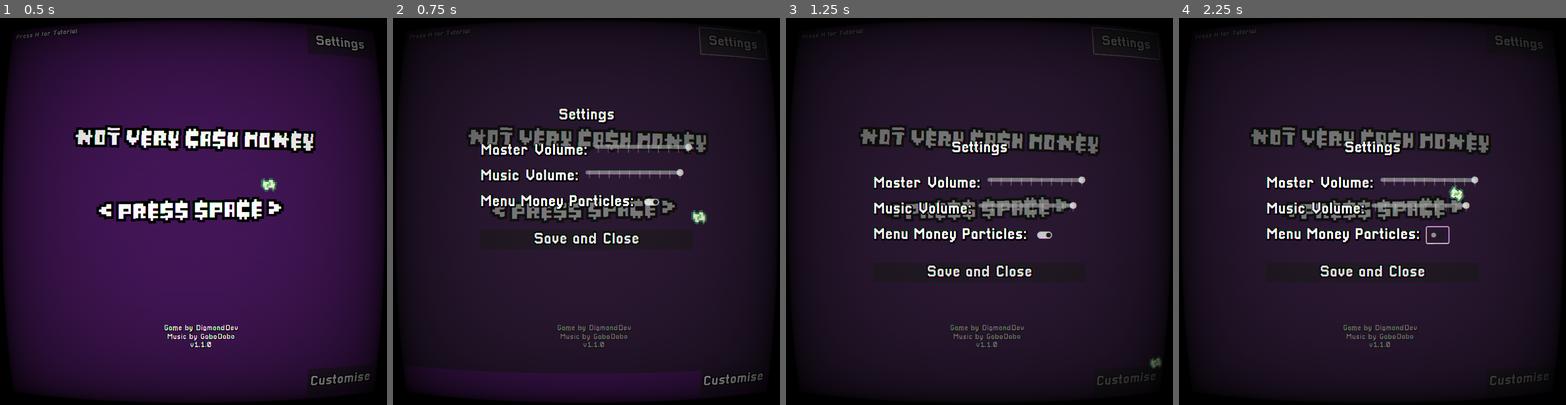
Above: before the commit, frames 1-4 (left to right).
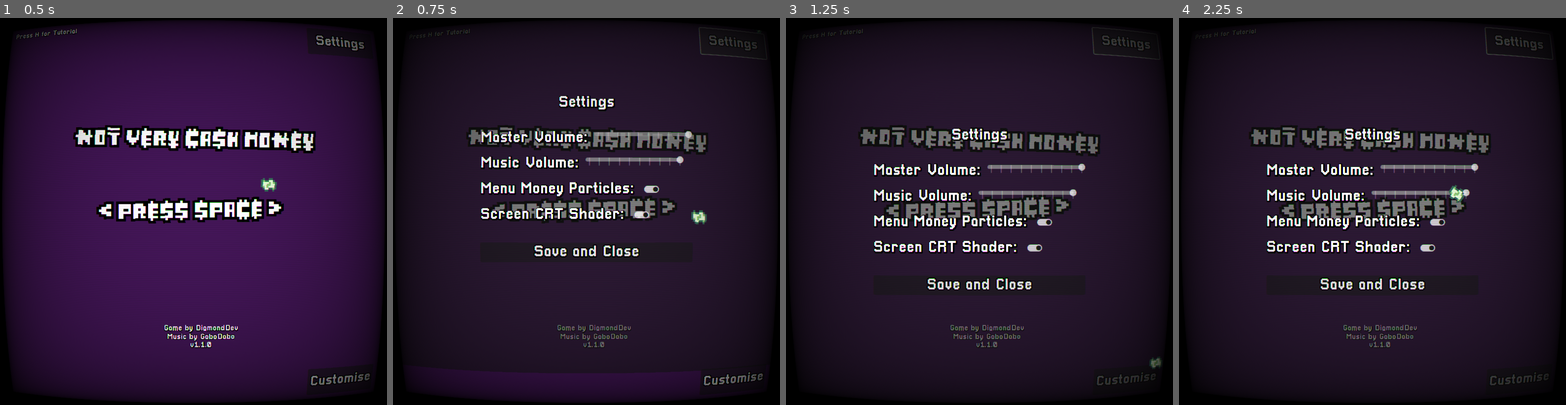
Above: after the commit, the same moments.

Repository: diamonddevv/nvcm-src
Game: Godot game, scene res://scene/main_menu.tscn
The game is run twice, just before and just after one commit, with the same random seed, the same clock (stepped at 60 frames per second) and the same inputs.
Inputs (mouse positions are in pixels of both pictures, inside the frame that each line leads up to):
- Up to frame 1 (0.5 s): no input
- Up to frame 2 (0.75 s): click "Settings" at 0.5 s
- Up to frame 3 (1.25 s): no input
- Up to frame 4 (2.25 s): click "Customise" at 1.25 s; click (1434, 234) at 2.02 s

Frame 1 is identical in both runs. In frame 2, 8.4% of the frame differs, in the area x 22-78%, y 20-62%; in frame 3, 8.5%; in frame 4, 8.6%, in the area x 22-96%, y 2-71%.

Commit message:
fake terminal window stylising

Diff:
--- a/obj/menu/customise_panel.tscn
+++ b/obj/menu/customise_panel.tscn
@@ -1,17 +1,22 @@
-[gd_scene load_steps=6 format=3 uid="uid://c1gout75gvh0o"]
+[gd_scene load_steps=9 format=3 uid="uid://c1gout75gvh0o"]
 
 [ext_resource type="Script" path="res://script/menu/customise_panel.gd" id="1_xavlk"]
 [ext_resource type="LabelSettings" uid="uid://bvmmjlelxrcnq" path="res://resource/hackertext.tres" id="2_8owt4"]
+[ext_resource type="Texture2D" uid="uid://bxilj2x2shngp" path="res://asset/texture/icon.png" id="2_drio1"]
 [ext_resource type="FontFile" uid="uid://dga8klli6eiei" path="res://resource/CourierPrime-Regular.ttf" id="3_00u4k"]
+[ext_resource type="PackedScene" uid="uid://m3yste5wb1y8" path="res://obj/menu/customisers/better_spinbox.tscn" id="4_1kssg"]
 
 [sub_resource type="StyleBoxFlat" id="StyleBoxFlat_des3a"]
-bg_color = Color(0, 0.78, 0, 0.862745)
-border_width_left = 25
-border_width_top = 25
-border_width_right = 25
-border_width_bottom = 25
-border_color = Color(0.0588235, 0.705882, 0, 0.588235)
-border_blend = true
+bg_color = Color(0, 0, 0, 1)
+corner_radius_top_left = 15
+corner_radius_top_right = 15
+corner_radius_bottom_right = 15
+corner_radius_bottom_left = 15
+
+[sub_resource type="StyleBoxFlat" id="StyleBoxFlat_2vycu"]
+bg_color = Color(1, 1, 1, 1)
+corner_radius_top_left = 15
+corner_radius_top_right = 15
 
 [sub_resource type="StyleBoxEmpty" id="StyleBoxEmpty_c4epi"]
 
@@ -19,22 +24,56 @@
 anchors_preset = 15
 anchor_right = 1.0
 anchor_bottom = 1.0
+offset_left = 50.0
+offset_top = 50.0
+offset_right = -50.0
+offset_bottom = -50.0
 grow_horizontal = 2
 grow_vertical = 2
 theme_override_styles/panel = SubResource("StyleBoxFlat_des3a")
 script = ExtResource("1_xavlk")
 
+[node name="WindowTop" type="Panel" parent="."]
+custom_minimum_size = Vector2(0, 50)
+layout_mode = 1
+anchors_preset = 10
+anchor_right = 1.0
+offset_bottom = 46.0
+grow_horizontal = 2
+theme_override_styles/panel = SubResource("StyleBoxFlat_2vycu")
+
+[node name="Label" type="Label" parent="WindowTop"]
+layout_mode = 1
+anchors_preset = 4
+anchor_top = 0.5
+anchor_bottom = 0.5
+offset_left = 28.0
+offset_top = -11.5
+offset_right = 246.0
+offset_bottom = 11.5
+grow_vertical = 2
+theme_override_colors/font_color = Color(0, 0, 0, 1)
+theme_override_font_sizes/font_size = 16
+text = "N0T_V3RY_C45H_M0N3Y.exe"
+
+[node name="TextureRect" type="TextureRect" parent="WindowTop"]
+layout_mode = 1
+anchors_preset = 4
+anchor_top = 0.5
+anchor_bottom = 0.5
+offset_left = 8.0
+offset_top = -8.0
+offset_right = 24.0
+offset_bottom = 8.0
+grow_vertical = 2
+texture = ExtResource("2_drio1")
+expand_mode = 2
+
 [node name="CenterContainer" type="CenterContainer" parent="."]
 layout_mode = 1
-anchors_preset = 8
-anchor_left = 0.5
-anchor_top = 0.5
-anchor_right = 0.5
-anchor_bottom = 0.5
-offset_left = -14.0
-offset_top = -28.0
-offset_right = 14.0
-offset_bottom = 28.0
+anchors_preset = 15
+anchor_right = 1.0
+anchor_bottom = 1.0
 grow_horizontal = 2
 grow_vertical = 2
 
@@ -54,42 +93,80 @@
 theme_override_constants/separation = 8
 theme_override_styles/separator = SubResource("StyleBoxEmpty_c4epi")
 
-[node name="SeededRun" type="HBoxContainer" parent="CenterContainer/VBoxContainer"]
+[node name="ScrollContainer" type="ScrollContainer" parent="CenterContainer/VBoxContainer"]
+custom_minimum_size = Vector2(0, 300)
+layout_mode = 2
+horizontal_scroll_mode = 0
+
+[node name="VBoxContainer" type="VBoxContainer" parent="CenterContainer/VBoxContainer/ScrollContainer"]
 layout_mode = 2
 
-[node name="Label" type="Label" parent="CenterContainer/VBoxContainer/SeededRun"]
+[node name="SeededRun" type="HBoxContainer" parent="CenterContainer/VBoxContainer/ScrollContainer/VBoxContainer"]
+layout_mode = 2
+
+[node name="Label" type="Label" parent="CenterContainer/VBoxContainer/ScrollContainer/VBoxContainer/SeededRun"]
 layout_mode = 2
 text = "Seeded Run?: "
 label_settings = ExtResource("2_8owt4")
 horizontal_alignment = 1
 
-[node name="CheckBox" type="CheckBox" parent="CenterContainer/VBoxContainer/SeededRun"]
+[node name="CheckBox" type="CheckBox" parent="CenterContainer/VBoxContainer/ScrollContainer/VBoxContainer/SeededRun"]
 layout_mode = 2
 theme_override_constants/outline_size = 25
 
-[node name="Seed" type="HBoxContainer" parent="CenterContainer/VBoxContainer"]
+[node name="Seed" type="HBoxContainer" parent="CenterContainer/VBoxContainer/ScrollContainer/VBoxContainer"]
 layout_mode = 2
 
-[node name="Label" type="Label" parent="CenterContainer/VBoxContainer/Seed"]
+[node name="Label" type="Label" parent="CenterContainer/VBoxContainer/ScrollContainer/VBoxContainer/Seed"]
 layout_mode = 2
 text = "Enter Seed: "
 label_settings = ExtResource("2_8owt4")
 horizontal_alignment = 1
 
-[node name="LineEdit" type="LineEdit" parent="CenterContainer/VBoxContainer/Seed"]
+[node name="LineEdit" type="LineEdit" parent="CenterContainer/VBoxContainer/ScrollContainer/VBoxContainer/Seed"]
 layout_mode = 2
 size_flags_horizontal = 3
+theme_override_colors/font_color = Color(0, 1, 0, 1)
 theme_override_fonts/font = ExtResource("3_00u4k")
 placeholder_text = "Enter Seed"
 expand_to_text_length = true
 
-[node name="CustomiseButton" type="Button" parent="CenterContainer/VBoxContainer"]
+[node name="BossFrequency" type="HBoxContainer" parent="CenterContainer/VBoxContainer/ScrollContainer/VBoxContainer"]
 layout_mode = 2
-theme_override_colors/font_color = Color(0, 0, 0, 1)
-theme_override_constants/outline_size = 1
+
+[node name="Label" type="Label" parent="CenterContainer/VBoxContainer/ScrollContainer/VBoxContainer/BossFrequency"]
+layout_mode = 2
+text = "Boss Frequency: "
+label_settings = ExtResource("2_8owt4")
+horizontal_alignment = 1
+
+[node name="BetterSpinbox" parent="CenterContainer/VBoxContainer/ScrollContainer/VBoxContainer/BossFrequency" instance=ExtResource("4_1kssg")]
+layout_mode = 2
+value = 15
+prefix = "Every"
+suffix = "Rounds"
+min = 1
+
+[node name="Play" type="Button" parent="CenterContainer/VBoxContainer"]
+layout_mode = 2
+theme_override_colors/font_color = Color(0, 1, 0, 1)
 theme_override_fonts/font = ExtResource("3_00u4k")
-theme_override_font_sizes/font_size = 32
+theme_override_font_sizes/font_size = 24
+text = "Play Custom Game"
+flat = true
+
+[node name="HSeparator2" type="HSeparator" parent="CenterContainer/VBoxContainer"]
+layout_mode = 2
+theme_override_constants/separation = 8
+theme_override_styles/separator = SubResource("StyleBoxEmpty_c4epi")
+
+[node name="Close" type="Button" parent="CenterContainer/VBoxContainer"]
+layout_mode = 2
+theme_override_colors/font_color = Color(0, 1, 0, 1)
+theme_override_fonts/font = ExtResource("3_00u4k")
+theme_override_font_sizes/font_size = 24
 text = "Close"
 flat = true
 
-[connection signal="pressed" from="CenterContainer/VBoxContainer/CustomiseButton" to="." method="_on_customise_button_pressed"]
+[connection signal="pressed" from="CenterContainer/VBoxContainer/Play" to="." method="_on_play_pressed"]
+[connection signal="pressed" from="CenterContainer/VBoxContainer/Close" to="." method="_on_customise_button_pressed"]
--- /dev/null
+++ b/obj/menu/customisers/better_spinbox.tscn
@@ -0,0 +1,31 @@
+[gd_scene load_steps=4 format=3 uid="uid://m3yste5wb1y8"]
+
+[ext_resource type="FontFile" uid="uid://dga8klli6eiei" path="res://resource/CourierPrime-Regular.ttf" id="1_aglo0"]
+[ext_resource type="Script" path="res://script/menu/customisers/better_spinbox.gd" id="1_b3fxl"]
+[ext_resource type="LabelSettings" uid="uid://bvmmjlelxrcnq" path="res://resource/hackertext.tres" id="2_rm7t8"]
+
+[node name="BetterSpinbox" type="HBoxContainer"]
+script = ExtResource("1_b3fxl")
+
+[node name="Down" type="Button" parent="."]
+layout_mode = 2
+theme_override_colors/font_color = Color(0, 1, 0, 1)
+theme_override_fonts/font = ExtResource("1_aglo0")
+text = "<"
+flat = true
+
+[node name="Label" type="Label" parent="."]
+layout_mode = 2
+text = " [0] "
+label_settings = ExtResource("2_rm7t8")
+horizontal_alignment = 1
+
+[node name="Up" type="Button" parent="."]
+layout_mode = 2
+theme_override_colors/font_color = Color(0, 1, 0, 1)
+theme_override_fonts/font = ExtResource("1_aglo0")
+text = ">"
+flat = true
+
+[connection signal="pressed" from="Down" to="." method="_change" binds= [false]]
+[connection signal="pressed" from="Up" to="." method="_change" binds= [true]]
--- a/obj/menu/settings_panel.tscn
+++ b/obj/menu/settings_panel.tscn
@@ -83,6 +83,18 @@
 [node name="CheckButton" type="CheckButton" parent="CenterContainer/VBoxContainer/MenuParticles"]
 layout_mode = 2
 
+[node name="CRTShader" type="HBoxContainer" parent="CenterContainer/VBoxContainer"]
+layout_mode = 2
+
+[node name="Label" type="Label" parent="CenterContainer/VBoxContainer/CRTShader"]
+layout_mode = 2
+text = "Screen CRT Shader: "
+label_settings = ExtResource("2_id1mk")
+horizontal_alignment = 1
+
+[node name="CheckButton" type="CheckButton" parent="CenterContainer/VBoxContainer/CRTShader"]
+layout_mode = 2
+
 [node name="Sep2" type="Control" parent="CenterContainer/VBoxContainer"]
 layout_mode = 2
 
--- a/resource/hackertext.tres
+++ b/resource/hackertext.tres
@@ -4,7 +4,6 @@
 
 [resource]
 font = ExtResource("1_dp5db")
-font_size = 32
-font_color = Color(0, 0, 0, 1)
-outline_size = 1
-outline_color = Color(0, 0, 0, 1)
+font_size = 24
+font_color = Color(0, 1, 0, 1)
+outline_color = Color(0, 0, 0, 0)
--- a/scene/main_menu.tscn
+++ b/scene/main_menu.tscn
@@ -254,9 +254,10 @@
 anchors_preset = 0
 anchor_right = 0.0
 anchor_bottom = 0.0
-offset_left = 800.0
-offset_right = 1600.0
-offset_bottom = 800.0
+offset_left = 850.0
+offset_top = 25.0
+offset_right = 1550.0
+offset_bottom = 775.0
 grow_horizontal = 1
 grow_vertical = 1
 
@@ -264,3 +265,4 @@
 [connection signal="pressed" from="CustomiseButton" to="." method="_on_customise_button_pressed"]
 [connection signal="close" from="SettingsPanel" to="." method="_on_settings_button_pressed"]
 [connection signal="close" from="CustomisePanel" to="." method="_on_customise_button_pressed"]
+[connection signal="start_game" from="CustomisePanel" to="." method="_on_customise_panel_start_game"]
--- a/script/game/game_manager.gd
+++ b/script/game/game_manager.gd
@@ -31,6 +31,13 @@
 
 func _ready():
 
+	if GlobalManager.customisation:
+		GlobalManager.has_set_seed = GlobalManager.customisation.get("has_seed", false)
+		GlobalManager.set_seed = GlobalManager.customisation.get("seed", "")
+
+		boss_every_x_waves = GlobalManager.customisation.get("boss_freq", boss_every_x_waves)
+
+
 	# set up randomness
 	if not GlobalManager.has_set_seed:
 		GlobalManager.set_seed = str(hash(Time.get_unix_time_from_system()))
@@ -45,7 +52,7 @@
 	wave_cleared.connect(hud.open_shop)
 	wave_start.connect(hud.close_shop)
 
-	create_wave(next_wave_size, player, false)
+	create_wave(next_wave_size, player, 0 % boss_every_x_waves == 0)
 
 
 func _process(delta):
--- a/script/global_manager.gd
+++ b/script/global_manager.gd
@@ -5,8 +5,9 @@
 var save_data: SaveData
 var game_manager: GameManager
 
+var has_set_seed: bool = false
 var set_seed: String = ""
-var has_set_seed: bool = false
+var customisation: Dictionary = {}
 
 var action_costs: Dictionary = {
 	"shoot": 10,
@@ -34,5 +35,6 @@
 func apply_settings():
 	AudioServer.set_bus_volume_db(AudioServer.get_bus_index("Master"), linear_to_db(save_data.master_volume))
 	AudioServer.set_bus_volume_db(AudioServer.get_bus_index("Music"), linear_to_db(save_data.music_volume))
+	$/root/Global/CRTShaderPass.visible = save_data.crt_shader
 
 	save_data.save()
--- a/script/menu/customise_panel.gd
+++ b/script/menu/customise_panel.gd
@@ -2,17 +2,27 @@
 class_name CustomisePanel
 
 signal close()
+signal start_game()
 
-@onready var seeded_run_check: CheckBox = $CenterContainer/VBoxContainer/SeededRun/CheckBox
-@onready var seed_input_container: HBoxContainer = $CenterContainer/VBoxContainer/Seed
-@onready var seed_input_box: LineEdit = $CenterContainer/VBoxContainer/Seed/LineEdit
+@onready var seed_input_container: HBoxContainer = $CenterContainer/VBoxContainer/ScrollContainer/VBoxContainer/Seed
+
+@onready var seeded_run_check: CheckBox = $CenterContainer/VBoxContainer/ScrollContainer/VBoxContainer/SeededRun/CheckBox
+@onready var seed_input_box: LineEdit = $CenterContainer/VBoxContainer/ScrollContainer/VBoxContainer/Seed/LineEdit
+@onready var boss_freq: BetterSpinbox = $CenterContainer/VBoxContainer/ScrollContainer/VBoxContainer/BossFrequency/BetterSpinbox
 
 func _process(delta: float) -> void:
-	GlobalManager.has_set_seed = seeded_run_check.button_pressed
-	GlobalManager.set_seed = seed_input_box.text
-
-	seed_input_container.visible = GlobalManager.has_set_seed
+	seed_input_container.visible = seeded_run_check.button_pressed
 
 
 func _on_customise_button_pressed() -> void:
 	close.emit()
+
+
+func _on_play_pressed() -> void:
+	GlobalManager.customisation = {
+		"has_seed": seeded_run_check.button_pressed,
+		"seed": seed_input_box.text,
+		"boss_freq": boss_freq.value
+	}
+
+	start_game.emit()
--- /dev/null
+++ b/script/menu/customisers/better_spinbox.gd
@@ -0,0 +1,15 @@
+@tool
+extends HBoxContainer
+class_name BetterSpinbox
+
+@export var value: int = 0
+@export var prefix: String = ""
+@export var suffix: String = ""
+@export var min: int = 0
+@export var max: int = 25
+
+func _process(delta: float) -> void:
+	$Label.text = "%s [%s] %s" % [prefix, value, suffix]
+
+func _change(up: bool) -> void:
+	value = clamp(value + (1 if up else -1), min, max)
--- a/script/menu/main_menu.gd
+++ b/script/menu/main_menu.gd
@@ -28,8 +28,8 @@
 	v%s
 	""" % ProjectSettings.get_setting("application/config/version")
 
-	settings_panel.position = Vector2(0, -settings_panel.size.y)
-	customise_panel.position = Vector2(customise_panel.size.x, 0)
+	settings_panel.position = Vector2(0, -800)
+	customise_panel.position = Vector2(850, 25)
 
 	settings_panel.show()
 	customise_panel.show()
@@ -94,7 +94,7 @@
 	var tween: Tween = settings_panel.create_tween()
 
 	if not settings_shown:
-		tween.tween_property(settings_panel, "global_position", Vector2(0, -settings_panel.size.y), 0.2).set_ease(Tween.EASE_OUT)
+		tween.tween_property(settings_panel, "global_position", Vector2(0, -800), 0.2).set_ease(Tween.EASE_OUT)
 	else:
 		tween.tween_property(settings_panel, "global_position", Vector2(0, 0), 0.2).set_ease(Tween.EASE_OUT)
 
@@ -107,6 +107,10 @@
 	var tween: Tween = customise_panel.create_tween()
 
 	if not customise_shown:
-		tween.tween_property(customise_panel, "global_position", Vector2(customise_panel.size.x, 0), 0.2).set_ease(Tween.EASE_OUT)
+		tween.tween_property(customise_panel, "global_position", Vector2(850, 25), 0.2).set_ease(Tween.EASE_OUT)
 	else:
-		tween.tween_property(customise_panel, "global_position", Vector2(0, 0), 0.2).set_ease(Tween.EASE_OUT)
+		tween.tween_property(customise_panel, "global_position", Vector2(50, 25), 0.2).set_ease(Tween.EASE_OUT)
+
+
+func _on_customise_panel_start_game() -> void:
+	_play()
--- a/script/menu/settings_panel.gd
+++ b/script/menu/settings_panel.gd
@@ -6,16 +6,19 @@
 @onready var master_volume_slider: HSlider = $CenterContainer/VBoxContainer/MasterVolume/Slider
 @onready var music_volume_slider: HSlider = $CenterContainer/VBoxContainer/MusicVolume/Slider
 @onready var menu_particles: CheckButton = $CenterContainer/VBoxContainer/MenuParticles/CheckButton
+@onready var crt_shader: CheckButton = $CenterContainer/VBoxContainer/CRTShader/CheckButton
 
 func _ready():
 	master_volume_slider.value = GlobalManager.save_data.master_volume * master_volume_slider.max_value
 	music_volume_slider.value = GlobalManager.save_data.music_volume * music_volume_slider.max_value
 	menu_particles.button_pressed = GlobalManager.save_data.menu_particles
+	crt_shader.button_pressed = GlobalManager.save_data.crt_shader
 
 func save():
 	GlobalManager.save_data.master_volume = master_volume_slider.value / master_volume_slider.max_value
 	GlobalManager.save_data.music_volume = music_volume_slider.value / music_volume_slider.max_value
 	GlobalManager.save_data.menu_particles = menu_particles.button_pressed
+	GlobalManager.save_data.crt_shader = crt_shader.button_pressed
 
 	GlobalManager.apply_settings()
 	close.emit()
--- a/script/resource/save_data.gd
+++ b/script/resource/save_data.gd
@@ -7,6 +7,7 @@
 @export var master_volume: float = 1.0
 @export var music_volume: float = 1.0
 @export var menu_particles: bool = true
+@export var crt_shader: bool = true
 
 @export_category("High Scores")
 @export var highest_floor_reached: int = -1
